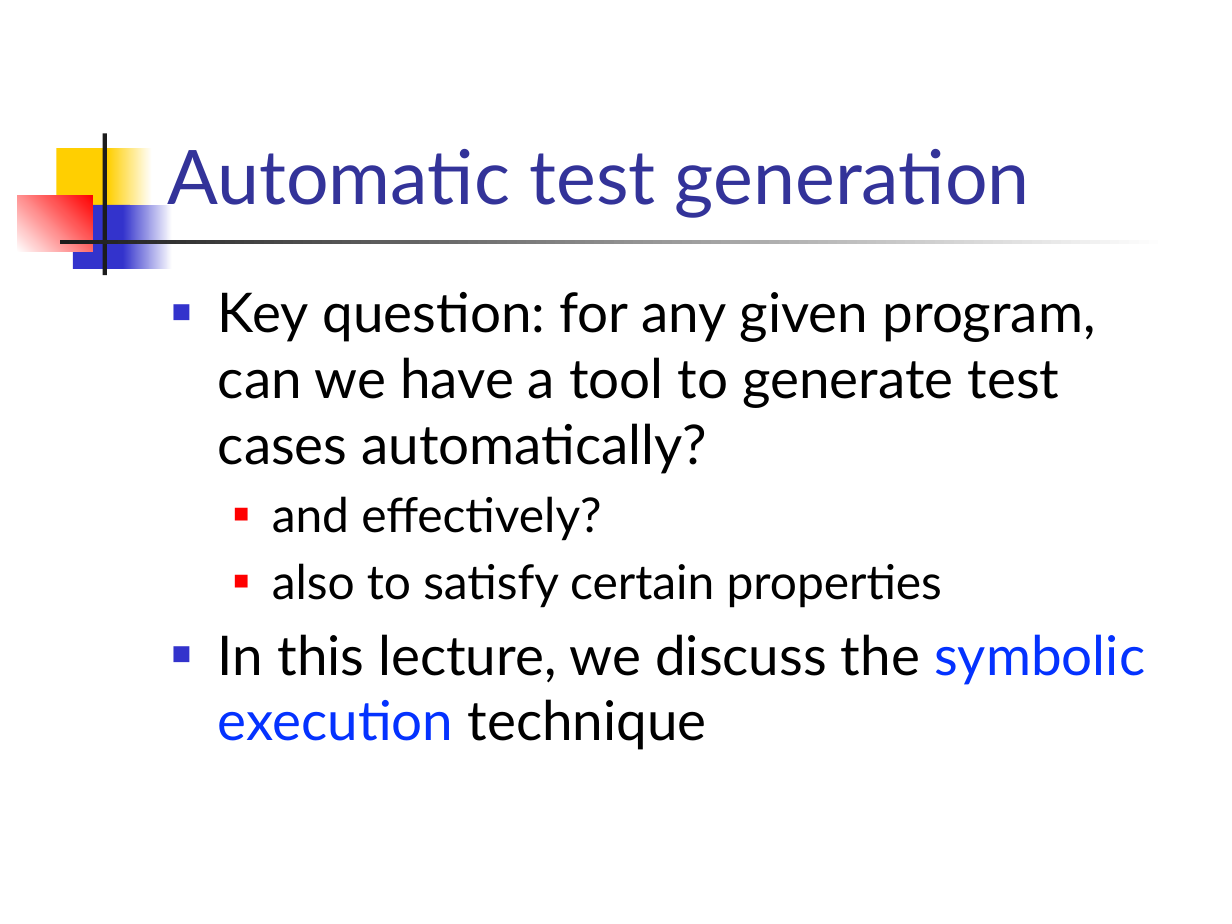
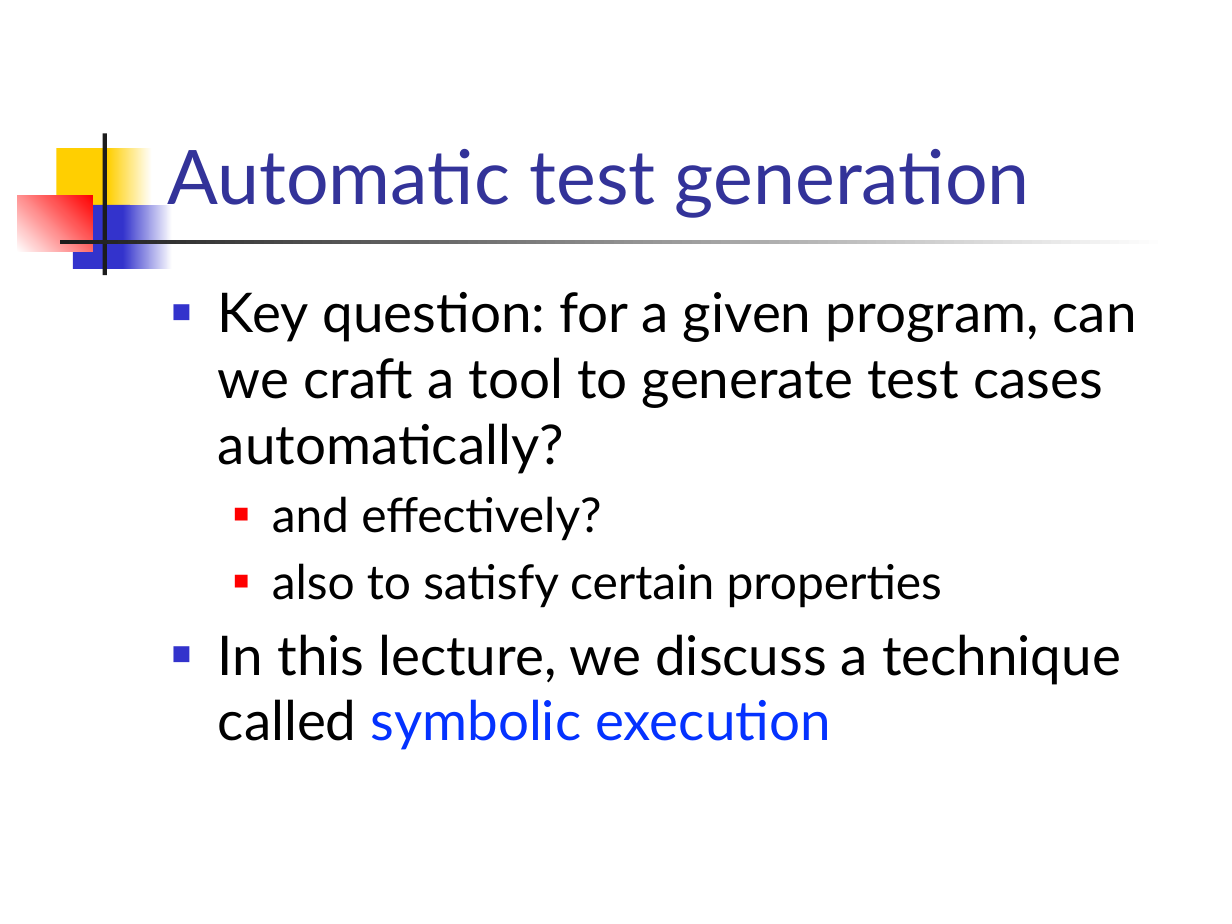
Before and after one commit to csslab-ustc/csslab-ustc.github.io, a slide deck: slide 6 of courses/theory/slides/lec17-symexec.pptx. Drawn at 1232x924 pixels with LibreOffice and Linux fonts; fonts in the diff are those of the drawing. Boxes give left, top, right and bottom in pixels: in the first picture for what was removed or moved away, otherwise in the second. Text is boxed around its words. In the diff, an @@ line names an element or a change of style, - is before the commit and + after.

```diff
--- a/courses/theory/slides/lec17-symexec.pptx
+++ b/courses/theory/slides/lec17-symexec.pptx
@@ text at [218,292,1137,474]: text changed @@
-■ Key question: for any given program, can we have a tool to generate test cases automatically?
+■ Key question: for a given program, can we craft a tool to generate test cases automatically?
@@ text at [218,634,1121,750]: text changed @@
-■ In this lecture, we discuss the symbolic execution technique
+■ In this lecture, we discuss a technique called symbolic execution
```
Also in this commit, not shown: 12 other slides changed, 14 slides added.
